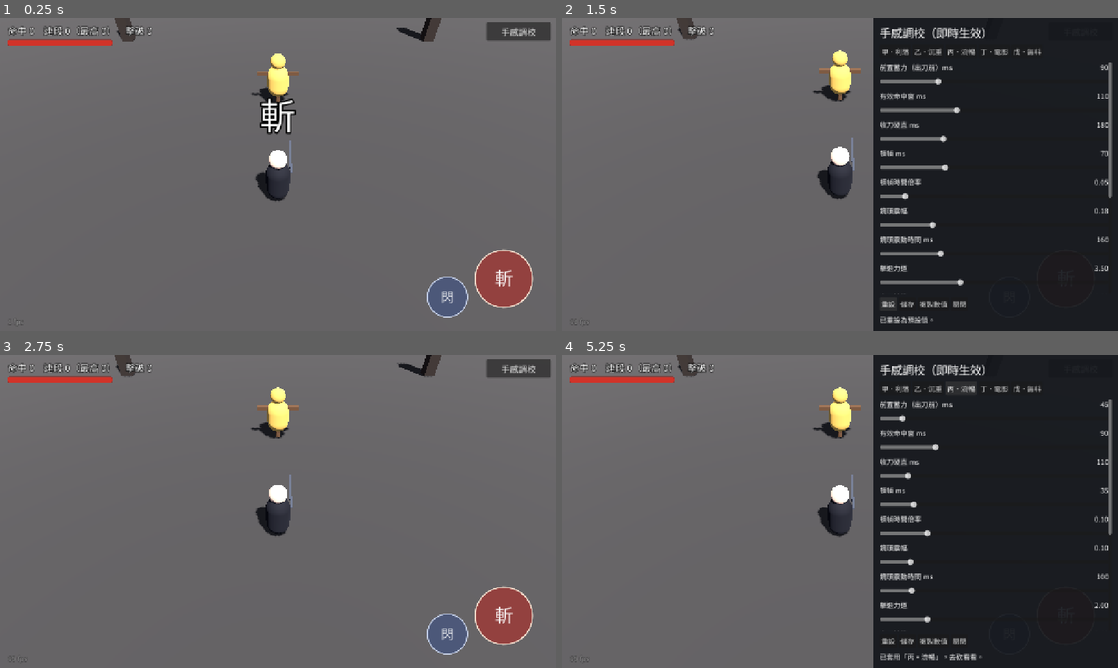
Above: before the commit, frames 1-4 (two rows, left to right).
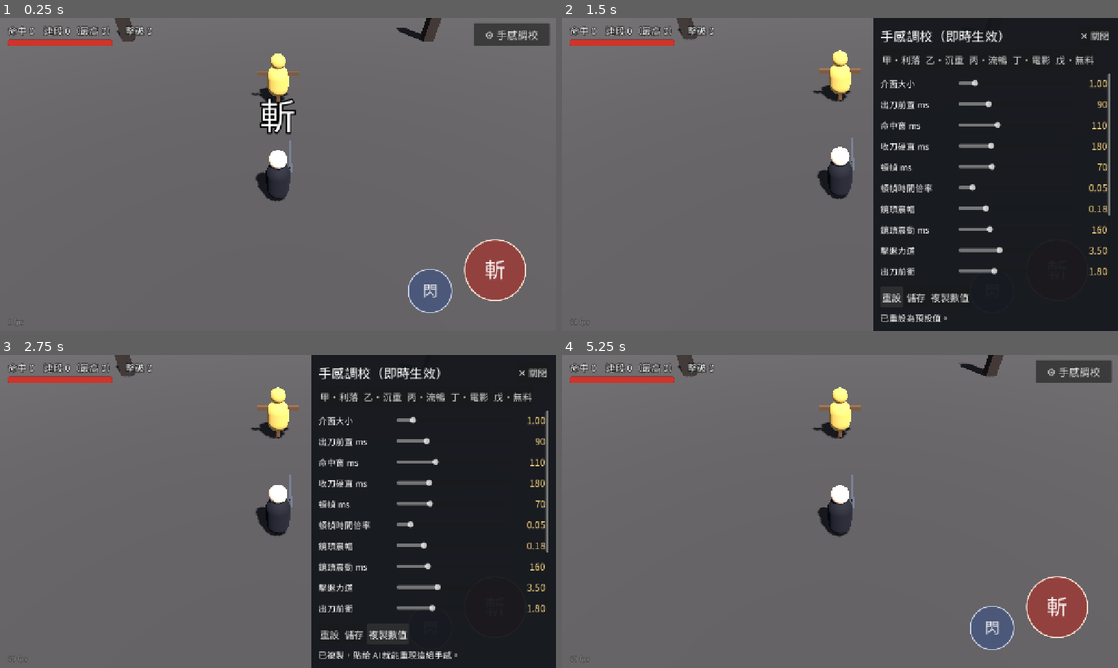
Above: after the commit, the same moments.

Repository: nucleus94888/XT-Game
Game: Godot game, scene res://scenes/main.tscn
Same seed, same stepped clock (60 frames per second), same inputs: the game is played once before the commit and once after it.
Inputs (mouse positions are in pixels of both pictures, inside the frame that each line leads up to):
- Up to frame 1 (0.25 s): no input
- Up to frame 2 (1.5 s): click "手感調校" (after the commit: "⚙ 手感調校") at 0.5 s; click "重設" at 1.25 s
- Up to frame 3 (2.75 s): click (394, 639) at 2 s, where only the run before the commit has a clickable "關閉"
- Up to frame 4 (5.25 s): click (1095, 373) at 2.75 s, where only the run after the commit has a clickable "✕ 關閉"; click (895, 389) at 3.5 s, where only the run before the commit has a clickable "甲・利落"; click (928, 389) at 4.25 s, where only the run before the commit has a clickable "乙・沉重"; click (962, 389) at 5 s, where only the run before the commit has a clickable "丙・流暢"

The runs differ from the first frame. In frame 1, 2.8% of the frame differs, in the area x 73-99%, y 1-96%; in frame 2, 6.7%; in frame 3, 42%, in the area x 56-100%, y 0-100%; in frame 4, 42%.

Commit message:
手機介面：自動放大 1.6 倍並加「介面大小」滑桿；按鍵加大內縮；面板改一列式、字體加大、手機占六成寬；面板開啟時隱藏齒輪鍵
Co-Authored-By: Claude Fable 5.1 <noreply@anthropic.com>

Diff:
--- a/hanzo/scenes/main.tscn
+++ b/hanzo/scenes/main.tscn
@@ -389,13 +389,13 @@
 anchors_preset = 1
 anchor_left = 1.0
 anchor_right = 1.0
-offset_left = -160.0
-offset_top = 10.0
-offset_right = -12.0
-offset_bottom = 52.0
+offset_left = -190.0
+offset_top = 12.0
+offset_right = -14.0
+offset_bottom = 64.0
 grow_horizontal = 0
-theme_override_font_sizes/font_size = 20
-text = "手感調校"
+theme_override_font_sizes/font_size = 24
+text = "⚙ 手感調校"
 
 [node name="TuningPanel" type="PanelContainer" parent="HUD"]
 visible = false
--- a/hanzo/scripts/game_feel.gd
+++ b/hanzo/scripts/game_feel.gd
@@ -11,18 +11,19 @@
 
 ## key: [顯示名稱, 最小, 最大, 步進, 預設]
 const PARAMS := {
-	"windup_ms": ["前置蓄力（出刀前）ms", 20.0, 300.0, 5.0, 90.0],
-	"active_ms": ["有效命中窗 ms", 40.0, 250.0, 5.0, 110.0],
+	"ui_scale": ["介面大小", 0.8, 2.4, 0.05, 1.0],
+	"windup_ms": ["出刀前置 ms", 20.0, 300.0, 5.0, 90.0],
+	"active_ms": ["命中窗 ms", 40.0, 250.0, 5.0, 110.0],
 	"recovery_ms": ["收刀硬直 ms", 60.0, 500.0, 5.0, 180.0],
 	"hitstop_ms": ["頓幀 ms", 0.0, 250.0, 5.0, 70.0],
 	"hitstop_scale": ["頓幀時間倍率", 0.0, 0.5, 0.01, 0.05],
 	"shake_amp": ["鏡頭震幅", 0.0, 0.8, 0.01, 0.18],
-	"shake_ms": ["鏡頭震動時間 ms", 40.0, 500.0, 5.0, 160.0],
+	"shake_ms": ["鏡頭震動 ms", 40.0, 500.0, 5.0, 160.0],
 	"knockback": ["擊退力道", 0.0, 10.0, 0.1, 3.5],
 	"lunge": ["出刀前衝", 0.0, 6.0, 0.1, 1.8],
 	"hit_flash_ms": ["受擊閃白 ms", 0.0, 250.0, 5.0, 80.0],
-	"sfx_delay_ms": ["命中音效延遲 ms", 0.0, 120.0, 2.0, 0.0],
-	"cam_fov": ["鏡頭視角 FOV", 35.0, 90.0, 1.0, 55.0],
+	"sfx_delay_ms": ["音效延遲 ms", 0.0, 120.0, 2.0, 0.0],
+	"cam_fov": ["鏡頭視角", 35.0, 90.0, 1.0, 55.0],
 	"trail_alpha": ["刀光濃度", 0.0, 1.0, 0.05, 0.85],
 	"dmg_scale": ["傷害數字大小", 0.5, 2.5, 0.05, 1.0],
 }
@@ -36,21 +37,43 @@
 	"戊・無料": {"hitstop_ms": 0.0, "shake_amp": 0.0, "hit_flash_ms": 0.0, "knockback": 0.5, "trail_alpha": 0.0, "lunge": 0.0},
 }
 
+## 手機預設介面倍率：以 720 高的基準畫布算，1.6 倍讓「斬」鍵直徑約佔螢幕高度 30%（拇指好按）
+const MOBILE_UI_SCALE := 1.6
+
 var p: Dictionary = {}
 var _stop_token := 0
 
 
 func _ready() -> void:
 	process_mode = Node.PROCESS_MODE_ALWAYS
+	params_changed.connect(_apply_ui_scale)
 	reset_defaults()
 	load_cfg()
 	_setup_input_map()
 
 
+## 手機（iOS / Android，含 Safari 網頁版）或命令列加 --mobile 時視為手機
+func is_mobile() -> bool:
+	if "--mobile" in OS.get_cmdline_user_args():
+		return true
+	for f in ["web_ios", "web_android", "ios", "android"]:
+		if OS.has_feature(f):
+			return true
+	return false
+
+
 func reset_defaults() -> void:
 	for k in PARAMS:
 		p[k] = PARAMS[k][4]
+	if is_mobile():
+		p["ui_scale"] = MOBILE_UI_SCALE
 	params_changed.emit()
+
+
+func _apply_ui_scale() -> void:
+	var root := get_tree().root
+	if root:
+		root.content_scale_factor = get_p("ui_scale")
 
 
 func get_p(k: String) -> float:
@@ -71,8 +94,10 @@
 func apply_preset(preset_name: String) -> void:
 	if not PRESETS.has(preset_name):
 		return
+	var keep_ui := get_p("ui_scale")
 	for k in PARAMS:
 		p[k] = PARAMS[k][4]
+	p["ui_scale"] = keep_ui
 	var over: Dictionary = PRESETS[preset_name]
 	for k in over:
 		p[k] = over[k]
--- a/hanzo/scripts/hud.gd
+++ b/hanzo/scripts/hud.gd
@@ -29,6 +29,11 @@
 
 func toggle_panel() -> void:
 	panel.visible = not panel.visible
+	gear.visible = not panel.visible
+
+
+func _process_panel_state() -> void:
+	gear.visible = not panel.visible
 
 
 func add_hit(heavy: bool) -> void:
@@ -77,6 +82,7 @@
 			combo = 0
 			_refresh()
 	fps.text = "%d fps" % Engine.get_frames_per_second()
+	_process_panel_state()
 
 
 func _refresh() -> void:
--- a/hanzo/scripts/main.gd
+++ b/hanzo/scripts/main.gd
@@ -5,6 +5,7 @@
 ##   godot --path hanzo ++ --shot=../build/shots            只截一張閒置畫面後離開
 ##   godot --path hanzo ++ --shot=../build/shots --autoplay 走向稻草人、三段斬、閃步，
 ##                                                          在重擊命中瞬間與其後各截一張
+##   加 --mobile 模擬手機介面倍率；加 --panel 一開始就打開手感面板
 
 @onready var player: CharacterBody3D = $Player
 @onready var dummy: CharacterBody3D = $Dummy
@@ -54,6 +55,8 @@
 			_shot_dir = a.substr(7)
 		elif a == "--autoplay":
 			_auto = true
+		elif a == "--panel":
+			hud.panel.visible = true
 	if _shot_dir != "":
 		DirAccess.make_dir_recursive_absolute(ProjectSettings.globalize_path(_shot_dir))
 		if not _auto:
--- a/hanzo/scripts/touch_controls.gd
+++ b/hanzo/scripts/touch_controls.gd
@@ -5,9 +5,9 @@
 signal attack_pressed
 signal dash_pressed
 
-const JOY_R := 72.0
-const ATK_R := 66.0
-const DASH_R := 46.0
+const JOY_R := 78.0
+const ATK_R := 70.0
+const DASH_R := 50.0
 
 var move_vector := Vector2.ZERO
 ## 這些控制項可見且覆蓋到的區域，不會觸發搖桿（例如手感面板）
@@ -26,12 +26,13 @@
 	set_anchors_preset(Control.PRESET_FULL_RECT)
 
 
+## 鍵位離角落稍遠一點，拇指自然彎曲就按得到，也避開 iPhone 圓角與手勢區
 func _atk_center() -> Vector2:
-	return Vector2(size.x - 120.0, size.y - 120.0)
+	return Vector2(size.x - 140.0, size.y - 140.0)
 
 
 func _dash_center() -> Vector2:
-	return Vector2(size.x - 250.0, size.y - 78.0)
+	return Vector2(size.x - 290.0, size.y - 92.0)
 
 
 func _blocked(pos: Vector2) -> bool:
@@ -101,9 +102,9 @@
 	draw_circle(ac, ATK_R, Color(0.72, 0.14, 0.12, 0.55 + 0.4 * _atk_flash))
 	draw_arc(ac, ATK_R, 0.0, TAU, 64, Color(1, 0.92, 0.85, 0.9), 3.0, true)
 	if font:
-		draw_string(font, ac + Vector2(-ATK_R, 15.0), "斬", HORIZONTAL_ALIGNMENT_CENTER, ATK_R * 2.0, 42, Color(1, 1, 1, 0.95))
+		draw_string(font, ac + Vector2(-ATK_R, 17.0), "斬", HORIZONTAL_ALIGNMENT_CENTER, ATK_R * 2.0, 48, Color(1, 1, 1, 0.95))
 	var dc := _dash_center()
 	draw_circle(dc, DASH_R, Color(0.2, 0.3, 0.55, 0.5 + 0.4 * _dash_flash))
 	draw_arc(dc, DASH_R, 0.0, TAU, 48, Color(0.85, 0.9, 1, 0.85), 2.5, true)
 	if font:
-		draw_string(font, dc + Vector2(-DASH_R, 11.0), "閃", HORIZONTAL_ALIGNMENT_CENTER, DASH_R * 2.0, 30, Color(1, 1, 1, 0.95))
+		draw_string(font, dc + Vector2(-DASH_R, 12.0), "閃", HORIZONTAL_ALIGNMENT_CENTER, DASH_R * 2.0, 34, Color(1, 1, 1, 0.95))
--- a/hanzo/scripts/tuning_panel.gd
+++ b/hanzo/scripts/tuning_panel.gd
@@ -8,13 +8,21 @@
 var _status: Label
 
 
+const FONT := 22
+const FONT_TITLE := 30
+const FONT_BTN := 22
+
+
 func _ready() -> void:
 	process_mode = Node.PROCESS_MODE_ALWAYS
 	mouse_filter = Control.MOUSE_FILTER_STOP
 	var sb := StyleBoxFlat.new()
-	sb.bg_color = Color(0.08, 0.09, 0.11, 0.93)
-	sb.set_content_margin_all(14.0)
+	sb.bg_color = Color(0.08, 0.09, 0.11, 0.95)
+	sb.set_content_margin_all(16.0)
 	add_theme_stylebox_override("panel", sb)
+	# 手機：介面已放大，剩下的畫布較窄，面板改佔六成寬才放得下滑桿
+	if Feel.is_mobile():
+		anchor_left = 0.38
 	_build()
 	Feel.params_changed.connect(_sync)
 	_sync()
@@ -25,16 +33,23 @@
 	root.add_theme_constant_override("separation", 8)
 	add_child(root)
 
+	var head := HBoxContainer.new()
+	root.add_child(head)
 	var title := Label.new()
 	title.text = "手感調校（即時生效）"
-	title.add_theme_font_size_override("font_size", 26)
-	root.add_child(title)
+	title.size_flags_horizontal = Control.SIZE_EXPAND_FILL
+	title.add_theme_font_size_override("font_size", FONT_TITLE)
+	head.add_child(title)
+	_btn(head, "✕ 關閉", func() -> void:
+		visible = false)
 
 	var presets := HFlowContainer.new()
 	root.add_child(presets)
 	for preset_name in Feel.PRESETS:
 		var b := Button.new()
 		b.text = preset_name
+		b.add_theme_font_size_override("font_size", FONT_BTN)
+		b.custom_minimum_size = Vector2(0.0, 48.0)
 		b.pressed.connect(func() -> void:
 			Feel.apply_preset(preset_name)
 			_say("已套用「%s」，去砍看看。" % preset_name))
@@ -49,28 +64,37 @@
 	list.add_theme_constant_override("separation", 4)
 	scroll.add_child(list)
 
+	# 一列放完「名稱｜滑桿｜數值」，手機上一屏能看到六七個參數
 	for key in Feel.PARAMS:
 		var spec: Array = Feel.PARAMS[key]
 		var row := HBoxContainer.new()
+		row.add_theme_constant_override("separation", 10)
 		list.add_child(row)
 		var name_l := Label.new()
 		name_l.text = spec[0]
-		name_l.size_flags_horizontal = Control.SIZE_EXPAND_FILL
+		name_l.custom_minimum_size.x = 170.0
+		name_l.add_theme_font_size_override("font_size", FONT - 2)
+		name_l.vertical_alignment = VERTICAL_ALIGNMENT_CENTER
 		row.add_child(name_l)
-		var val_l := Label.new()
-		val_l.custom_minimum_size.x = 72.0
-		val_l.horizontal_alignment = HORIZONTAL_ALIGNMENT_RIGHT
-		row.add_child(val_l)
 		var s := HSlider.new()
 		s.min_value = spec[1]
 		s.max_value = spec[2]
 		s.step = spec[3]
-		s.custom_minimum_size = Vector2(0.0, 34.0)
+		s.custom_minimum_size = Vector2(120.0, 44.0)
 		s.size_flags_horizontal = Control.SIZE_EXPAND_FILL
+		s.size_flags_vertical = Control.SIZE_SHRINK_CENTER
+		s.scrollable = false
 		s.value_changed.connect(func(v: float) -> void:
 			if not _syncing:
 				Feel.set_p(key, v))
-		list.add_child(s)
+		row.add_child(s)
+		var val_l := Label.new()
+		val_l.custom_minimum_size.x = 70.0
+		val_l.horizontal_alignment = HORIZONTAL_ALIGNMENT_RIGHT
+		val_l.vertical_alignment = VERTICAL_ALIGNMENT_CENTER
+		val_l.add_theme_font_size_override("font_size", FONT)
+		val_l.modulate = Color(1.0, 0.85, 0.5)
+		row.add_child(val_l)
 		_sliders[key] = s
 		_values[key] = val_l
 
@@ -85,18 +109,19 @@
 	_btn(actions, "複製數值", func() -> void:
 		DisplayServer.clipboard_set(Feel.to_text())
 		_say("已複製，貼給 AI 就能重現這組手感。"))
-	_btn(actions, "關閉", func() -> void:
-		visible = false)
 
 	_status = Label.new()
-	_status.text = "拖滑桿後直接去砍稻草人；先用上面五組預設盲選，別先看數字。"
+	_status.text = "先按五組預設盲選各砍一分鐘，再微調；對了就「儲存」。"
 	_status.autowrap_mode = TextServer.AUTOWRAP_WORD_SMART
+	_status.add_theme_font_size_override("font_size", FONT - 2)
 	root.add_child(_status)
 
 
 func _btn(parent: Node, text: String, cb: Callable) -> void:
 	var b := Button.new()
 	b.text = text
+	b.add_theme_font_size_override("font_size", FONT_BTN)
+	b.custom_minimum_size = Vector2(0.0, 48.0)
 	b.pressed.connect(cb)
 	parent.add_child(b)
 
Binary file changed: hanzo/fonts/ui.otf
